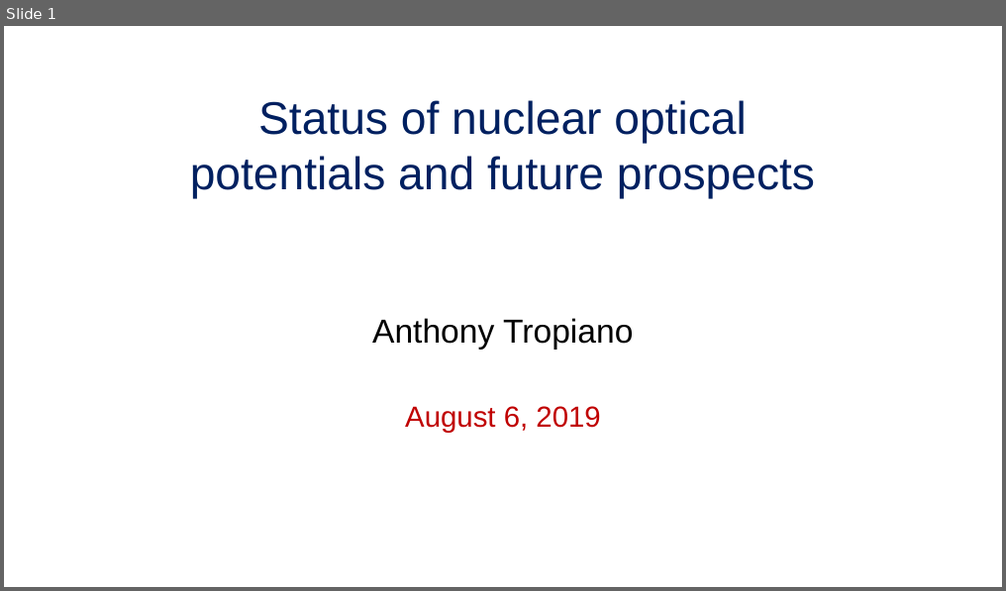
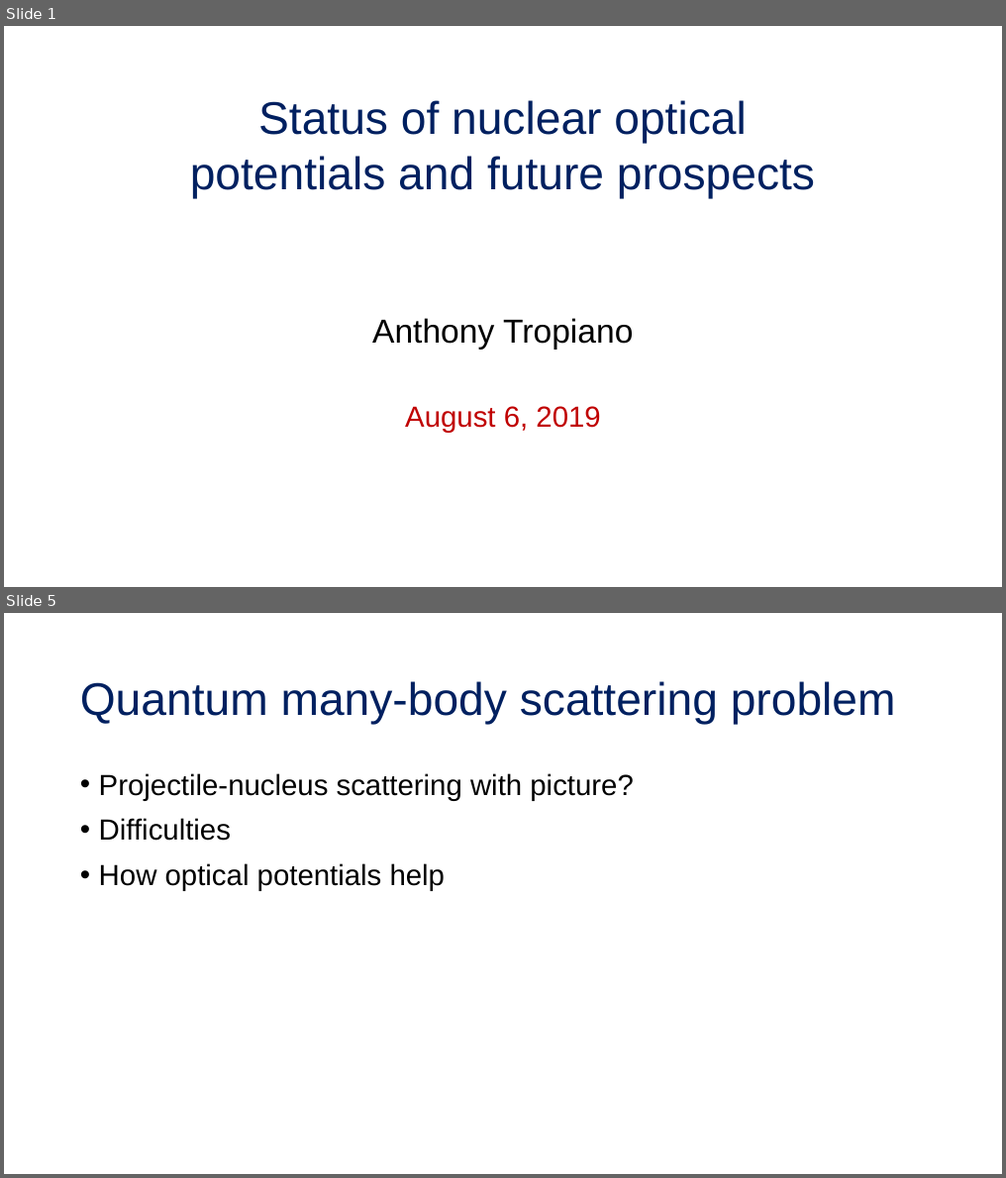
Before and after one commit to tropiano4/tropiano-srg, a slide deck: Presentations/Candidacy_2019/candidacy_presentation.pptx. Shown one above the other, each under a label of ours: slide 1 before the commit, slides 1 and 5 after it; the slides between them are not shown. The pictures are 1006x591 and 1006x1178 pixels, drawn with LibreOffice and Linux fonts; fonts in the diff are those of the drawing. Boxes give left, top, right and bottom in pixels: in the first picture for what was removed or moved away, otherwise in the second. Text is boxed around its words. In the diff, an @@ line names an element or a change of style, - is before the commit and + after.

```diff
--- a/Presentations/Candidacy_2019/candidacy_presentation.pptx
+++ b/Presentations/Candidacy_2019/candidacy_presentation.pptx
@@ slide 5 added at box(4, 613, 1002, 1174), background #FFFFFF @@
@@ title added at box(80, 681, 896, 725), 44 pt, text #002060 @@
+Quantum many-body scattering problem
@@ text added at box(99, 773, 634, 891), 28 pt, text #000000 @@
+• Projectile-nucleus scattering with picture?
+• Difficulties
+• How optical potentials help
```
Also in this commit, not shown: 16 other slides added, 2 slides removed.
